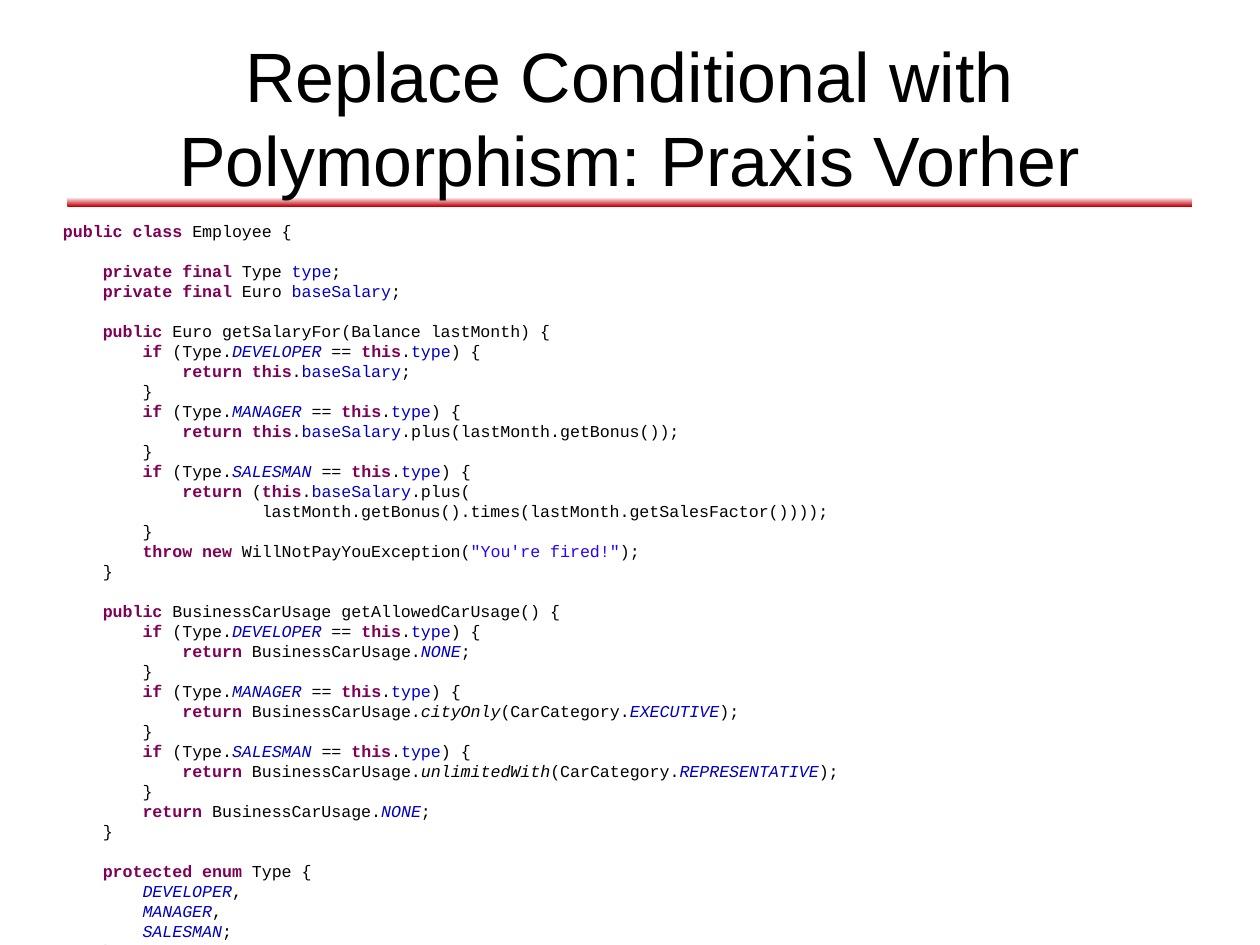
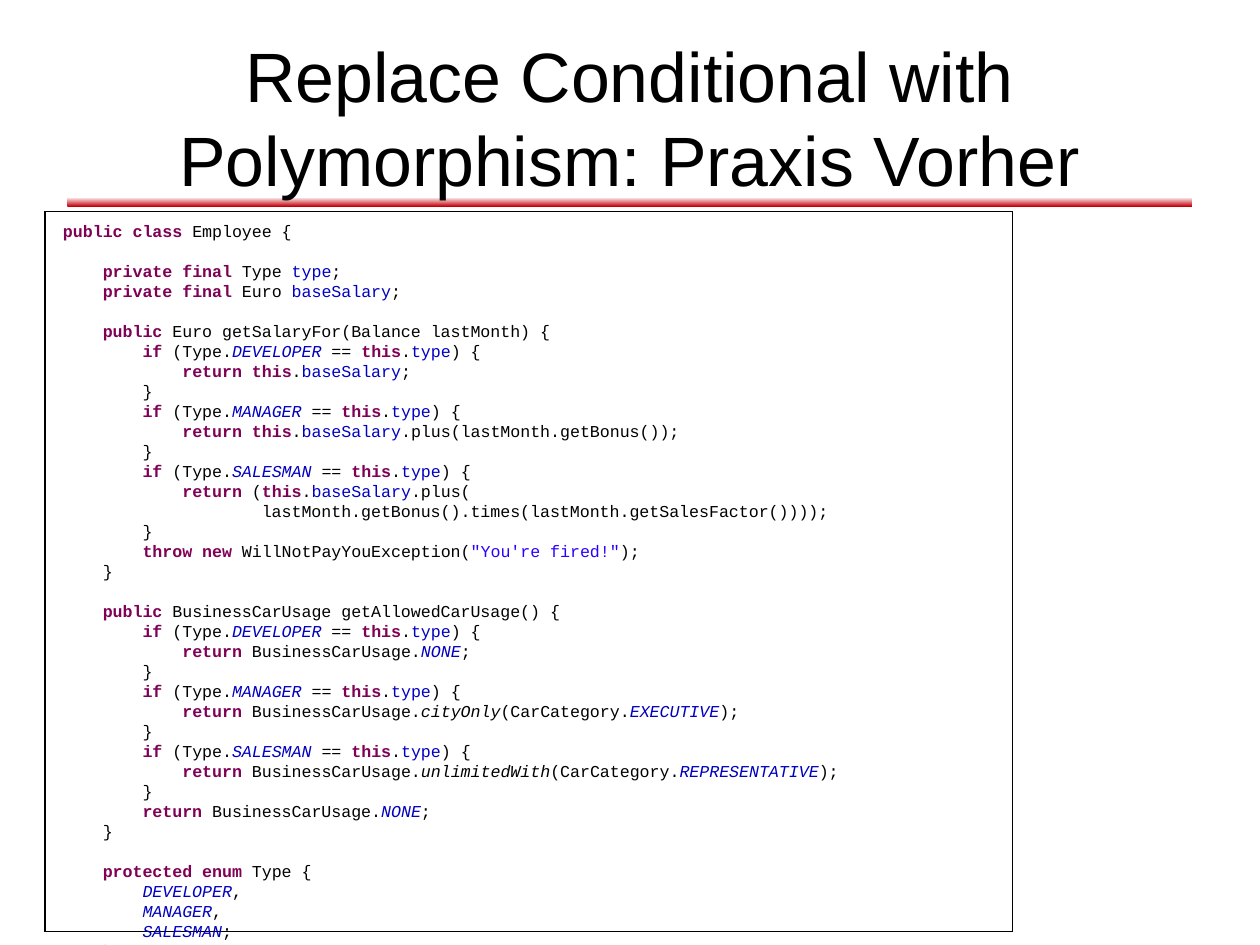
Before and after one commit to dlindner/vorlesung-se2-dhbw, a slide deck: slide 45 of added_2010/Refactoring (2010).odp (slide 47 before the commit). Drawn at 1260x945 pixels with LibreOffice and Linux fonts; fonts in the diff are those of the drawing; background and template pictures are left out. Boxes give left, top, right and bottom in pixels: in the first picture for what was removed or moved away, otherwise in the second. Text is boxed around its words. In the diff, an @@ line names an element or a change of style, - is before the commit and + after.

```diff
--- a/added_2010/Refactoring (2010).odp
+++ b/added_2010/Refactoring (2010).odp
@@ rectangle added at (45, 212, 1012, 932), fill #FFFFFF, outline #000000 0.74 pt @@
```
Also in this commit, not shown: 4 other slides changed, 2 slides removed.
